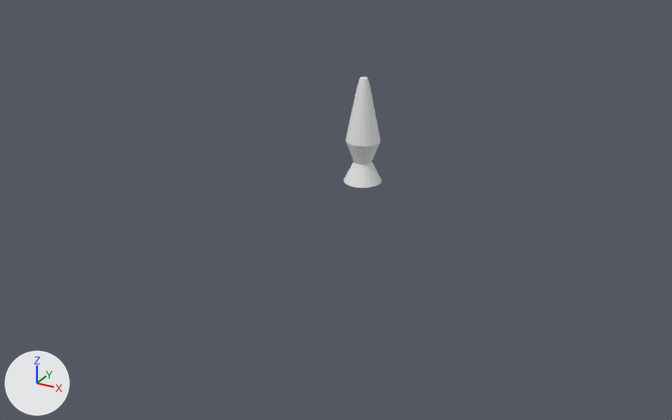
The Blender file HackerMan/Assets/Assets/Meshes/lava_lamp.blend as it was, and as the next commit left it.
Both versions are drawn from a 50 mm lens placed at (20.7, -40.5, 18.2), pointed at (-0.4, -2.1, -1.0). The lights are fixed; the arrows at lower left show +X, +Y and +Z.
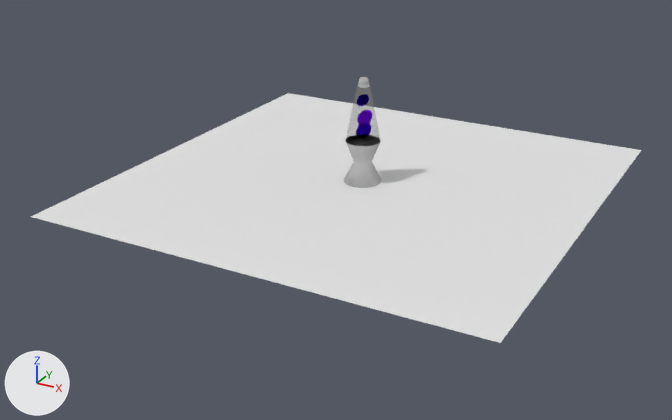
Location of each change, [x1, y1, x2, y2] in pixels of the pictures (672 x 420 px):
'Plane', added: after [31, 93, 641, 343]
'glass', added: after [346, 87, 380, 146]
part 1 of me_circle, deleted: before [346, 87, 380, 146]
part 2 of me_circle, recoloured (white to grey): [344, 77, 381, 188] in both

The change, as a list of edits to the scene's bpy script:
```text
Add mat_material_001:
    mat_material_001 = bpy.data.materials.new('Material.001')
    # nodes: BsdfAnisotropic, BsdfDiffuse, MixShader, OutputMaterial
    # colours: grey #b0b0b0
Add mat_material:
    mat_material = bpy.data.materials.new('Material')
    mat_material.use_nodes = True; mat_material.node_tree.nodes.clear()
    _N = mat_material.node_tree.nodes; _L = mat_material.node_tree.links
    n0 = _N.new('ShaderNodeOutputMaterial'); n0.name = 'Material Output'
    n1 = _N.new('ShaderNodeBsdfGlass'); n1.name = 'Glass BSDF'
    n1.distribution = 'GGX'
    n1.inputs[0].default_value = (0.8, 0.8, 0.8, 0.0)  # 'Color', white #e7e7e7
    n1.inputs[2].default_value = 1.0  # 'IOR'
    _L.new(n1.outputs[0], n0.inputs[0])  # 'BSDF' to 'Surface'
Change me_circle:
    used by ob_circle; location = (0.0, 0.0, 0.0)
    remove me_circle.from_pydata(...)  # 100 vertices, 84 faces; spans x -1.0..1.0, y -1.0..1.0, z 0.0..5.53
    add me_circle.from_pydata(...)  # 100 vertices, 64 faces; spans x -1.0..1.0, y -1.0..1.0, z 0.0..5.53
    me_circle part 1
    20 faces are deleted
    me_circle part 2: 64 faces spanning x -1.0..1.0, y -1.0..1.0, z 0.0..5.53 switch from no material to mat_material_001
Add me_circle_001:
    me_circle_001.from_pydata(...)  # a 20-sided cut cone along z (radius 0.9 at the low end, 0.33 at the high end) spanning x -0.91..0.91, y -0.91..0.91, z 2.23..5.11
    me_circle_001.polygons.foreach_set('use_smooth', [True] * 22)
    me_circle_001.materials.append(mat_material)
Add me_plane:
    me_plane.from_pydata([(-1.0, -1.0, 0.0), (1.0, -1.0, 0.0), (-1.0, 1.0, 0.0), (1.0, 1.0, 0.0)], [], [(0, 1, 3, 2)])
Add ob_glass:
    ob_glass = bpy.data.objects.new('glass', me_circle_001)
    ob_glass.location = (0.0, 0.0, 0.0)
Add ob_plane:
    ob_plane = bpy.data.objects.new('Plane', me_plane)
    ob_plane.location = (0.0, 0.0, 0.0)
    ob_plane.scale = (11.8, 11.8, 11.8)
```
